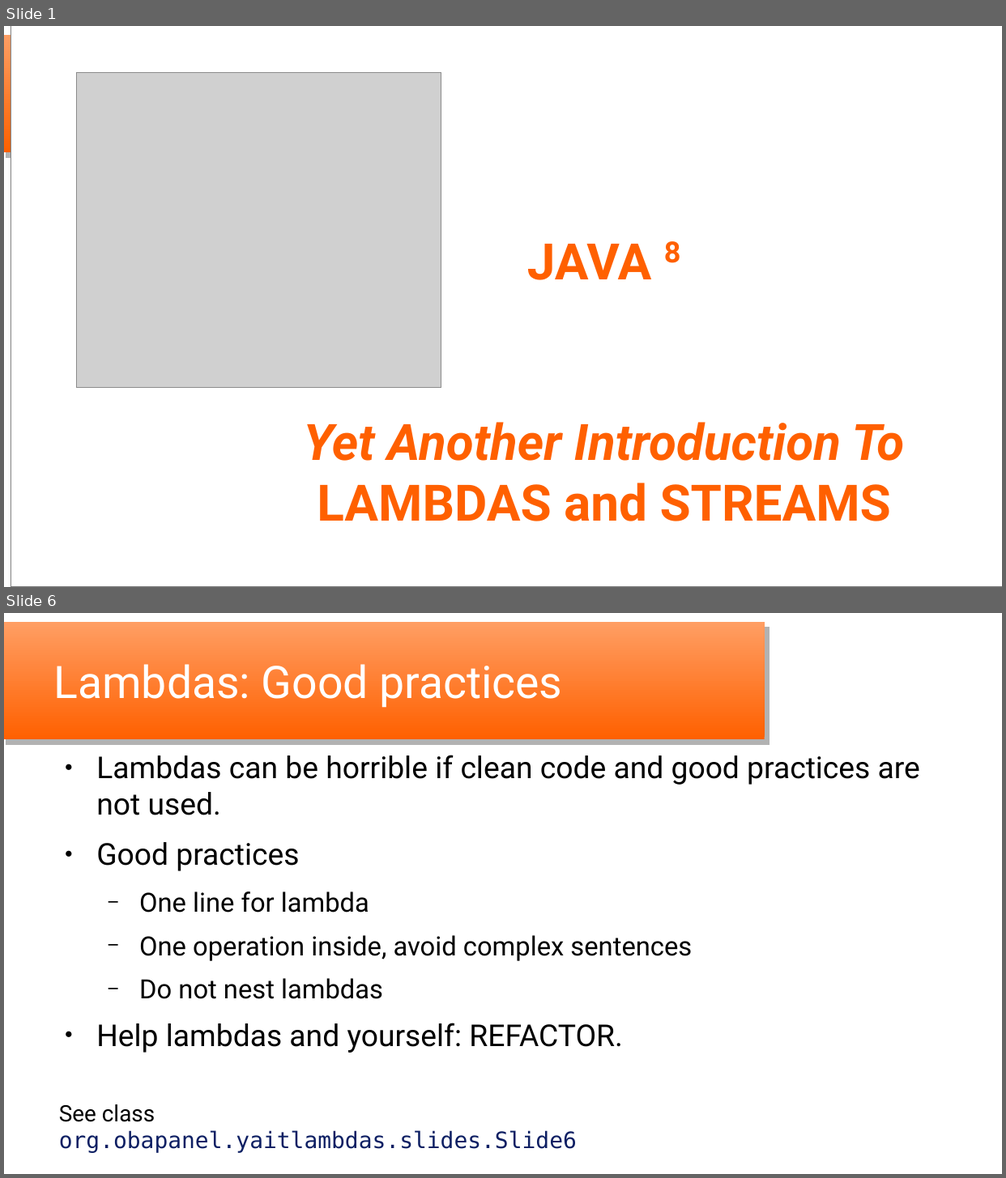
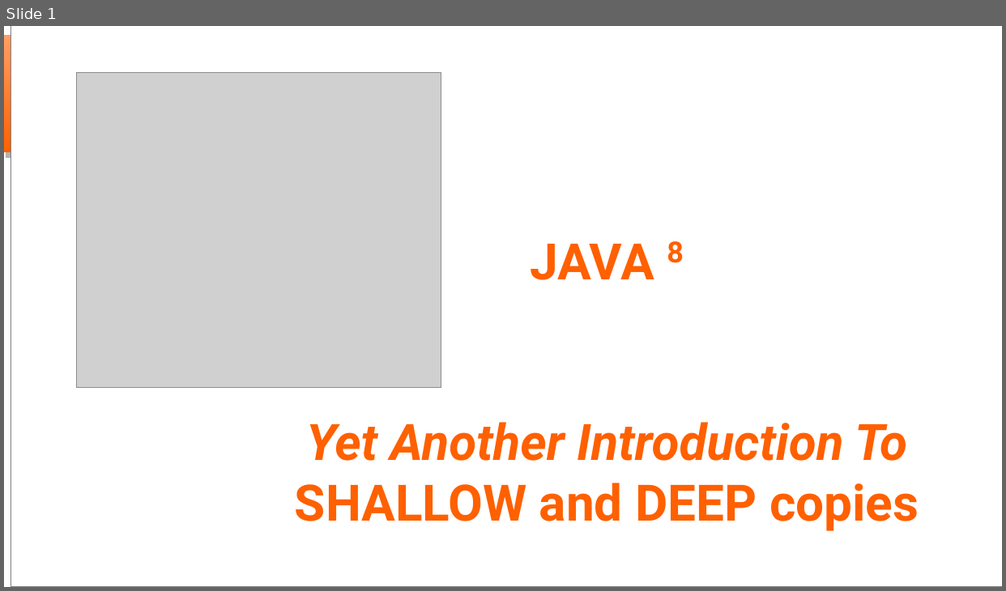
Before and after one commit to oscar-besga-panel/YaitLambdas, a slide deck: YaitShallowAndDeepCopies_en.odp. Shown one above the other, each under a label of ours: slides 1 and 6 before the commit, slide 1 after it; the slides between them are not shown. The pictures are 1006x1178 and 1006x591 pixels, drawn with LibreOffice and Linux fonts; fonts in the diff are those of the drawing; grey boxes stand for pictures; background and template pictures are left out. Boxes give left, top, right and bottom in pixels: in the first picture for what was removed or moved away, otherwise in the second. Text is boxed around its words. In the diff, an @@ line names an element or a change of style, - is before the commit and + after.

```diff
--- a/YaitShallowAndDeepCopies_en.odp
+++ b/YaitShallowAndDeepCopies_en.odp
@@ slide 6 removed at <box>4,613,1002,1174</box>, background #FFFFFF; not listed: 1 template element that a slide beside it also shows @@
@@ title removed at <box>54,664,563,707</box> @@
-Lambdas: Good practices
@@ text removed at <box>96,755,920,1053</box> @@
-● Lambdas can be horrible if clean code and good practices are not used.
-● Good practices
-  − One line for lambda
-  − One operation inside, avoid complex sentences
-  − Do not nest lambdas
-● Help lambdas and yourself: REFACTOR.
@@ text removed at <box>59,1105,577,1153</box> @@
-See class org.obapanel.yaitlambdas.slides.Slide6
@@ slide 1 changed as well @@
@@ text at <box>295,483,918,531</box>: text changed @@
-LAMBDAS and STREAMS
+SHALLOW and DEEP copies
```
Also in this commit, not shown: 7 slides added, 17 other slides removed, 1 other file.
